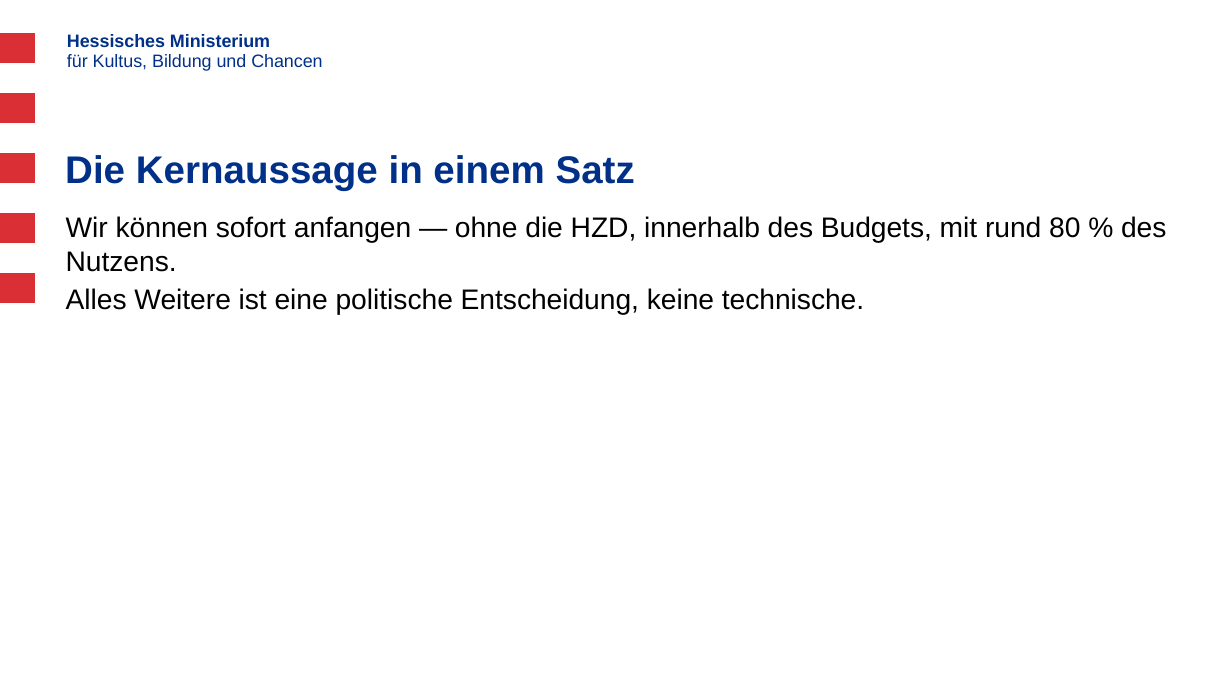
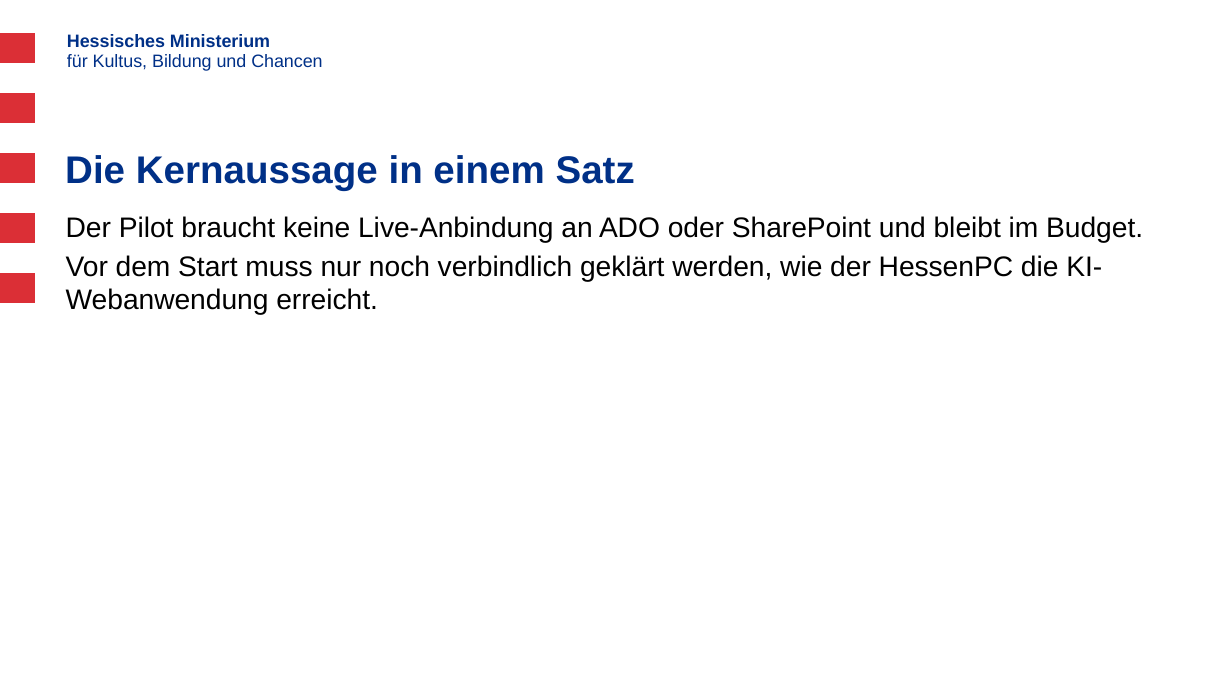
Before and after one commit to Soblissa/ila, a slide deck: slide 11 of Anforderungen an eine Corporate LLM/Corporate_LLM_HMKB_Praesentation.pptx. Drawn at 1232x693 pixels with LibreOffice and Linux fonts; fonts in the diff are those of the drawing; background and template pictures are left out. Boxes give left, top, right and bottom in pixels: in the first picture for what was removed or moved away, otherwise in the second. Text is boxed around its words. In the diff, an @@ line names an element or a change of style, - is before the commit and + after.

Commit message:
Corporate-LLM-Präsentation um HessenPC-Zugang ergänzen

```diff
--- a/Anforderungen an eine Corporate LLM/Corporate_LLM_HMKB_Praesentation.pptx
+++ b/Anforderungen an eine Corporate LLM/Corporate_LLM_HMKB_Praesentation.pptx
@@ subtitle at [66,216,1143,281]: text changed @@
-Wir können sofort anfangen — ohne die HZD, innerhalb des Budgets, mit rund 80 % des Nutzens.
-Alles Weitere ist eine politische Entscheidung, keine technische.
+Der Pilot braucht keine Live-Anbindung an ADO oder SharePoint und bleibt im Budget.
+Vor dem Start muss nur noch verbindlich geklärt werden, wie der HessenPC die KI-Webanwendung erreicht.
```
Also in this commit, not shown: 3 other slides changed, 1 slide added, 1 slide removed, 2 other files.
